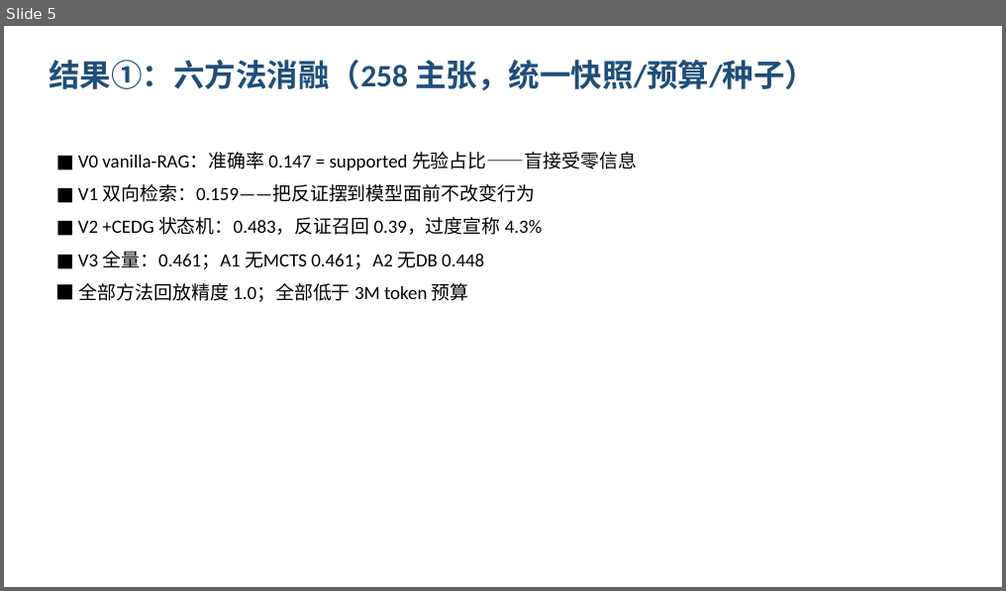
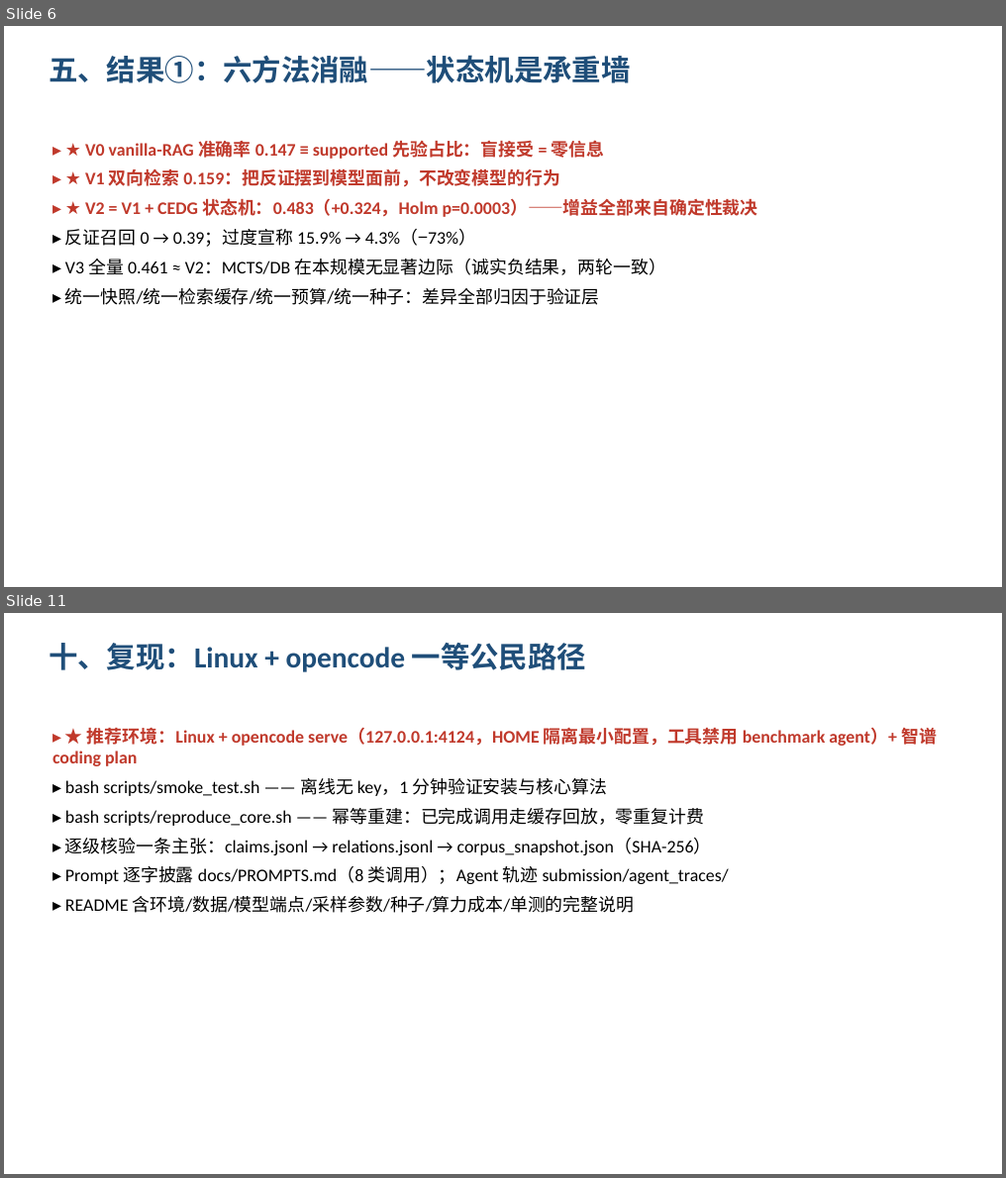
Before and after one commit to taiwanhuachenyu/VeriMat, a slide deck: submission/AI4R_MAT_可以的_VeriMat_复赛PPT.pptx. Shown one above the other, each under a label of ours: slide 5 before the commit, slides 6 and 11 after it; the slides between them are not shown. The pictures are 1006x591 and 1006x1178 pixels, drawn with LibreOffice and Linux fonts; fonts in the diff are those of the drawing. Boxes give left, top, right and bottom in pixels: in the first picture for what was removed or moved away, otherwise in the second. Text is boxed around its words. In the diff, an @@ line names an element or a change of style, - is before the commit and + after.

Commit message:
docs: rewrite PPT and reproduction path around the actual engineering depth
The submission deck now names the mechanisms (hash-chained ledger,
JobStore leases/checkpoints/optimistic versions, content-addressed
artifact store, fail-closed transports with indeterminate-payment
semantics, persistent circuit breaker, portability layer enforced by
dependency-surface tests) instead of summarizing them, and frames the
results at strength (3.3x over RAG, counter-recall 0 to 0.39, overclaim
-73%, Holm p=0.0003, replay precision 1.0). Linux + opencode is the
first-class reproduction path.

```diff
--- a/submission/AI4R_MAT_可以的_VeriMat_复赛PPT.pptx
+++ b/submission/AI4R_MAT_可以的_VeriMat_复赛PPT.pptx
@@ slide 11 added at [4,613,1002,1174], background #FFFFFF @@
@@ text added at [49,643,586,672], 28 pt, text #1F4E79, bold @@
+十、复现：Linux + opencode 一等公民路径
@@ text added at [53,728,937,913], 17 pt, text #000000 @@
+▸ ★ 推荐环境：Linux + opencode serve（127.0.0.1:4124，HOME 隔离最小配置，工具禁用 benchmark agent）+ 智谱 coding plan
+▸ bash scripts/smoke_test.sh —— 离线无 key，1 分钟验证安装与核心算法
+▸ bash scripts/reproduce_core.sh —— 幂等重建：已完成调用走缓存回放，零重复计费
+▸ 逐级核验一条主张：claims.jsonl → relations.jsonl → corpus_snapshot.json（SHA-256）
+▸ Prompt 逐字披露 docs/PROMPTS.md（8 类调用）；Agent 轨迹 submission/agent_traces/
+▸ README 含环境/数据/模型端点/采样参数/种子/算力成本/单测的完整说明
@@ what was slide 5 is now slide 6 @@
@@ slide 6 changed as well @@
@@ text at [49,55,630,83]: text changed; size 30 to 28 pt @@
-结果①：六方法消融（258 主张，统一快照/预算/种子）
+五、结果①：六方法消融——状态机是承重墙
@@ text at [65,140,758,305]: text changed; size 18 to 17 pt; text colour #000000 to #C0392B; bold on @@
-■ V0 vanilla-RAG：准确率 0.147 = supported 先验占比——盲接受零信息
-■ V1 双向检索：0.159——把反证摆到模型面前不改变行为
-■ V2 +CEDG 状态机：0.483，反证召回 0.39，过度宣称 4.3%
-■ V3 全量：0.461；A1 无MCTS 0.461；A2 无DB 0.448
-■ 全部方法回放精度 1.0；全部低于 3M token 预算
+▸ ★ V0 vanilla-RAG 准确率 0.147 ≡ supported 先验占比：盲接受 = 零信息
+▸ ★ V1 双向检索 0.159：把反证摆到模型面前，不改变模型的行为
+▸ ★ V2 = V1 + CEDG 状态机：0.483（+0.324，Holm p=0.0003）——增益全部来自确定性裁决
+▸ 反证召回 0 → 0.39；过度宣称 15.9% → 4.3%（−73%）
+▸ V3 全量 0.461 ≈ V2：MCTS/DB 在本规模无显著边际（诚实负结果，两轮一致）
+▸ 统一快照/统一检索缓存/统一预算/统一种子：差异全部归因于验证层
```
Also in this commit, not shown: 1 other slide changed, 10 other slides added, 9 slides removed, 2 other files.
